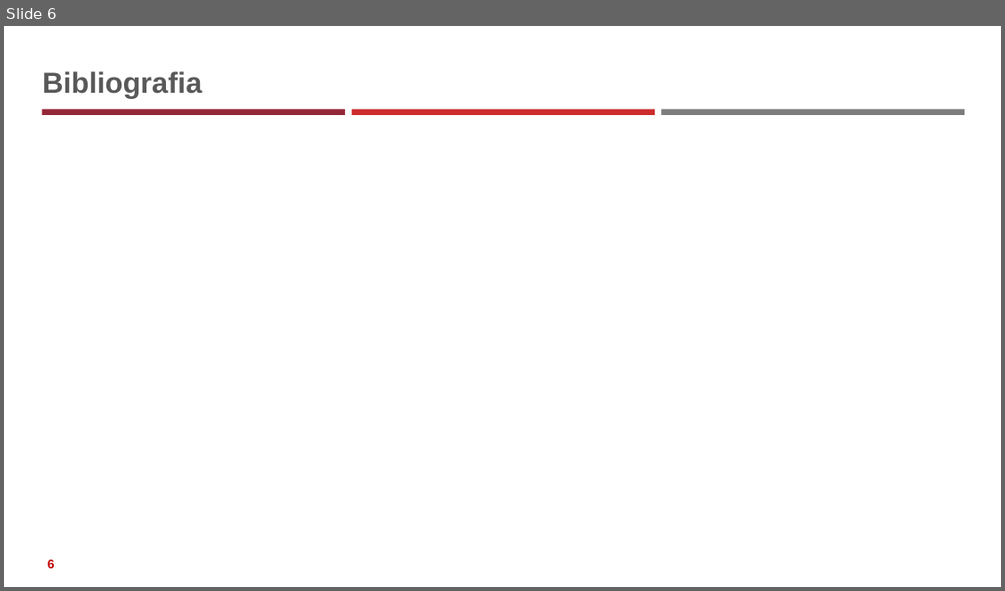
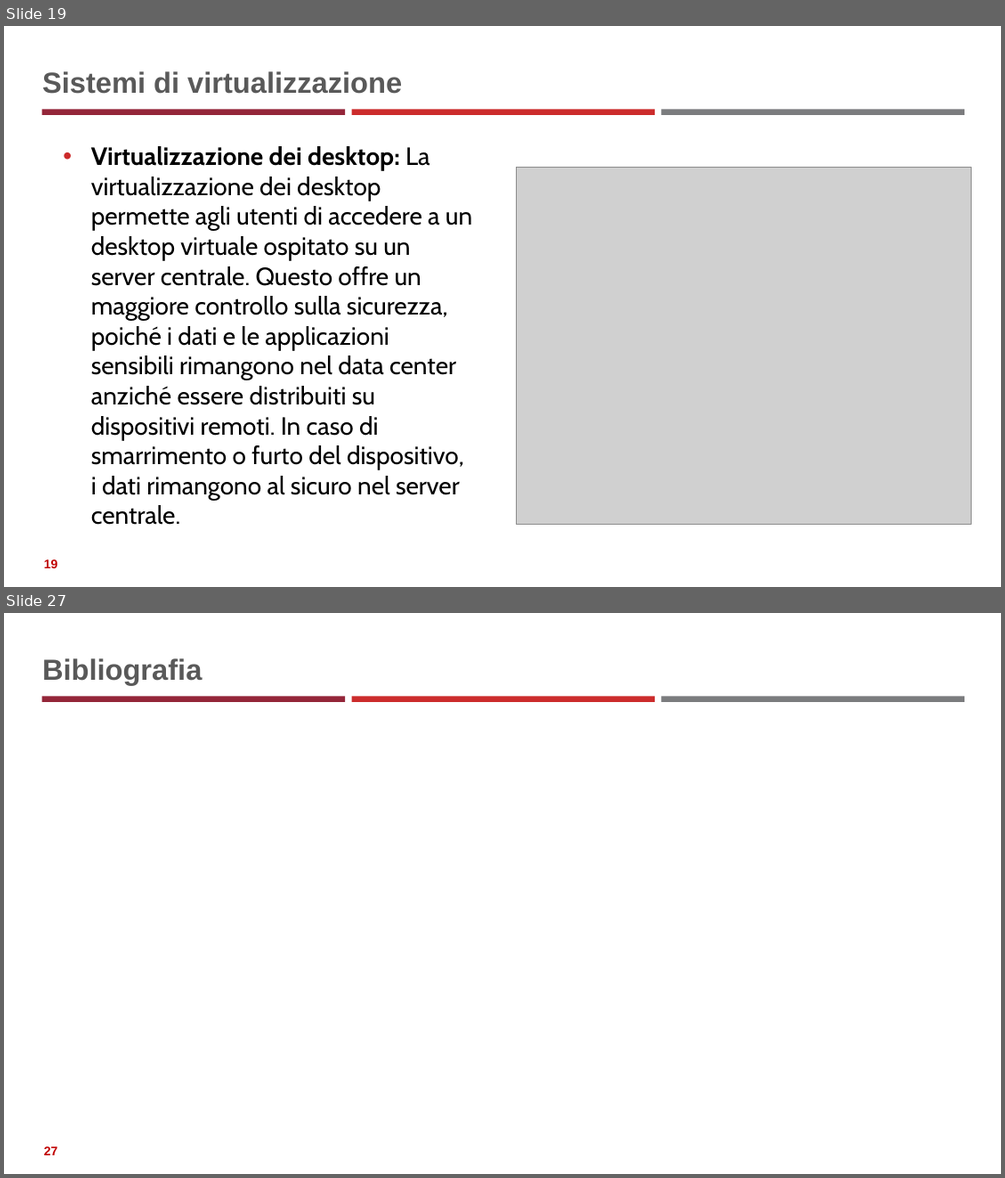
Before and after one commit to neural1977/data_science_interview_material, a slide deck: Cybersecurity/Fondamenti_di_Cybersicurezza.pptx. Shown one above the other, each under a label of ours: slide 6 before the commit, slides 19 and 27 after it; the slides between them are not shown. The pictures are 1005x591 and 1005x1178 pixels, drawn with LibreOffice and Linux fonts; fonts in the diff are those of the drawing; grey boxes stand for pictures. Boxes give left, top, right and bottom in pixels: in the first picture for what was removed or moved away, otherwise in the second. Text is boxed around its words. In the diff, an @@ line names an element or a change of style, - is before the commit and + after.

```diff
--- a/Cybersecurity/Fondamenti_di_Cybersicurezza.pptx
+++ b/Cybersecurity/Fondamenti_di_Cybersicurezza.pptx
@@ slide 19 added at (4, 26, 1001, 587), background #FFFFFF; not listed: 3 template elements that a slide beside it also shows @@
@@ title added at (42, 71, 402, 94), 28 pt, text #595959, bold @@
+Sistemi di virtualizzazione
@@ text added at (91, 146, 472, 499), 24 pt, text #000000 @@
+• Virtualizzazione dei desktop: La virtualizzazione dei desktop permette agli utenti di accedere a un desktop virtuale ospitato su un server centrale. Questo offre un maggiore controllo sulla sicurezza, poiché i dati e le applicazioni sensibili rimangono nel data center anziché essere distribuiti su dispositivi remoti. In caso di smarrimento o furto del dispositivo, i dati rimangono al sicuro nel server centrale.
@@ picture added at (517, 168, 971, 524) @@
@@ page number added at (44, 559, 58, 568), 12 pt, text #C00000, bold @@
+19
@@ what was slide 6 is now slide 27 @@
@@ page number at (44, 1146, 58, 1155): text changed @@
-6
+27
```
Also in this commit, not shown: 20 other slides added, 34 other files.
